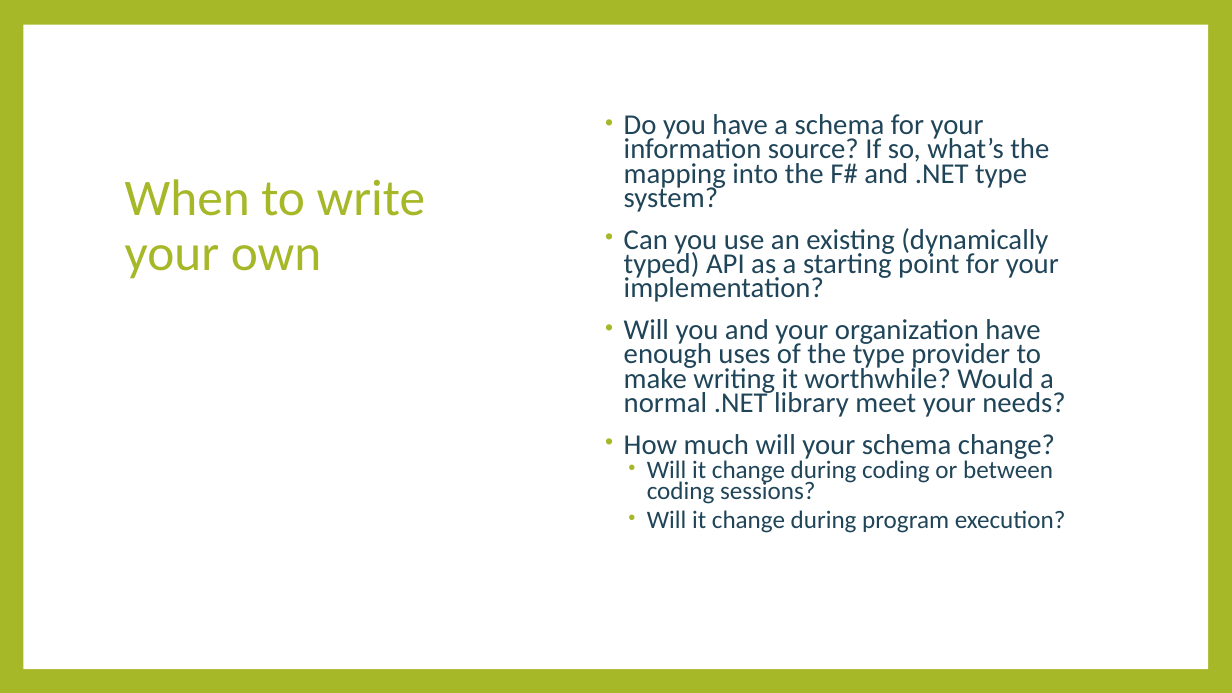
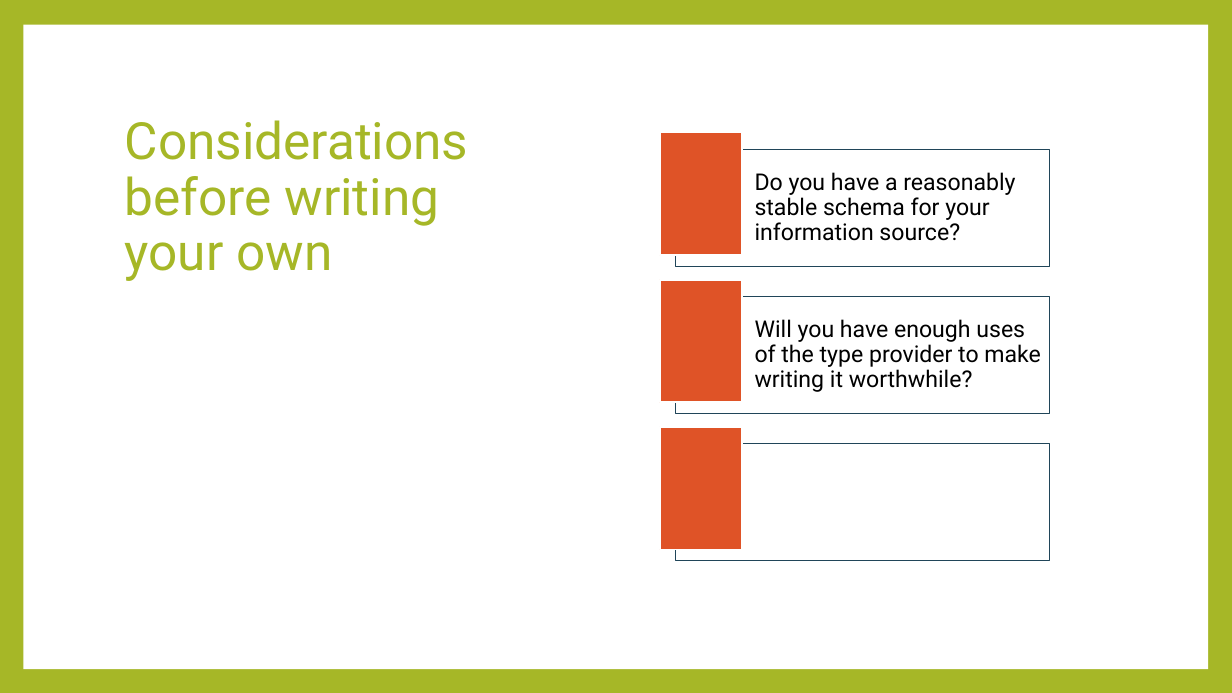
Before and after one commit to rachelblasucci/Current-Talks, a slide deck: slide 11 of Type Providers/Type Providers.pptx (slide 10 before the commit). Drawn at 1232x693 pixels with LibreOffice and Linux fonts; fonts in the diff are those of the drawing. Boxes give left, top, right and bottom in pixels: in the first picture for what was removed or moved away, otherwise in the second. Text is boxed around its words. In the diff, an @@ line names an element or a change of style, - is before the commit and + after.

```diff
--- a/Type Providers/Type Providers.pptx
+++ b/Type Providers/Type Providers.pptx
@@ title "Considerations before writing your own": place and size @@
-title "Considerations before writing your own" at (125, 179, 425, 279)
+title "Considerations before writing your own" at (116, 111, 513, 287)
@@ title "Considerations before writing your own" at (116, 111, 513, 287): fill none to #FFFFFF at 60% opacity; outline none to #FFFFFF 5 pt @@
@@ text removed at (624, 114, 1066, 533) @@
-• Do you have a schema for your information source? If so, what’s the mapping into the F# and .NET type system?
-• Can you use an existing (dynamically typed) API as a starting point for your implementation?
-• Will you and your organization have enough uses of the type provider to make writing it worthwhile? Would a normal .NET library meet your needs?
-• How much will your schema change?
-  • Will it change during coding or between coding sessions?
-  • Will it change during program execution?
@@ title at (125, 120, 469, 281): text changed; font Calibri to Roboto @@
-When to write your own
+Considerations before writing your own
@@ group added at (660, 132, 1050, 561): 6 rectangles, 2 texts @@
+Do you have a reasonably stable schema for your information source?
+Will you have enough uses of the type provider to make writing it worthwhile?
```
Also in this commit, not shown: 12 other slides changed, 2 slides added, 4 other files.
